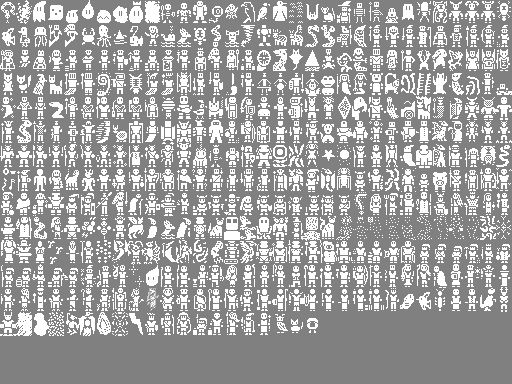
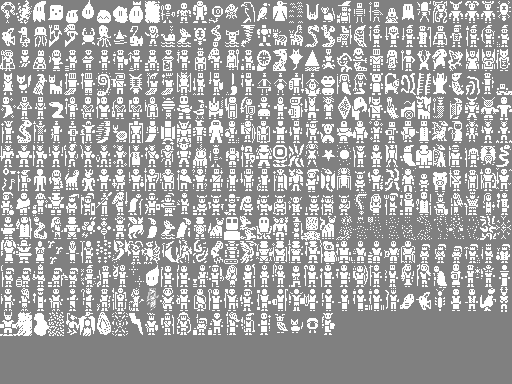
Comparing the layer stacks of the two w=512, h=384 images. Changes:
painted on "creature_sprites.png" over <box>322,313,335,335</box>
